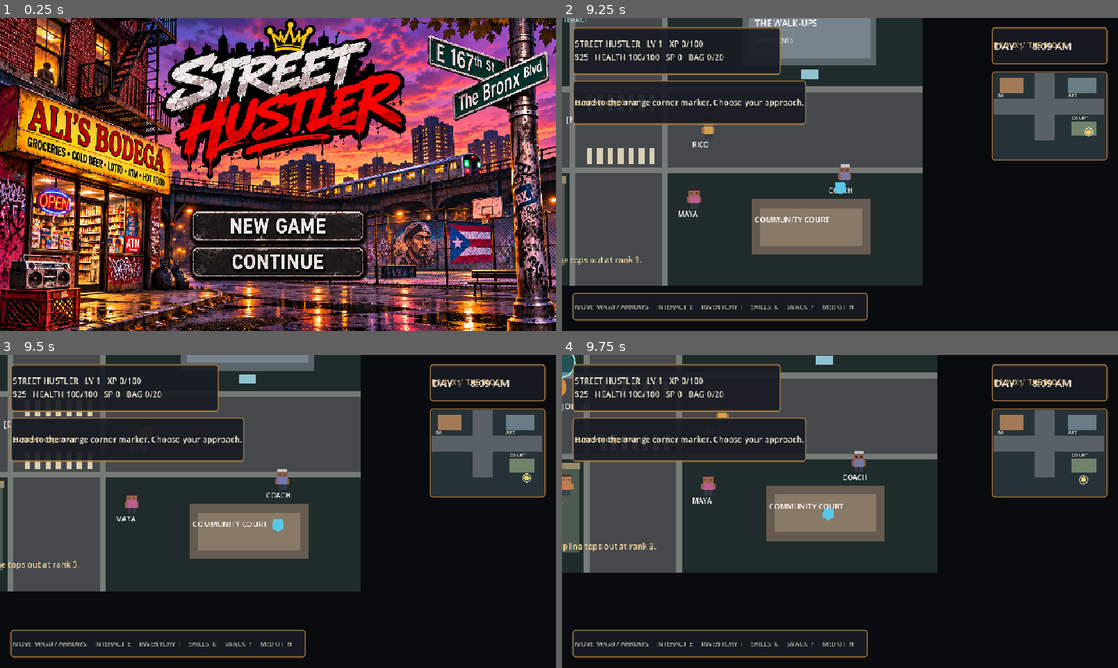
Above: before the commit, frames 1-4 (two rows, left to right).
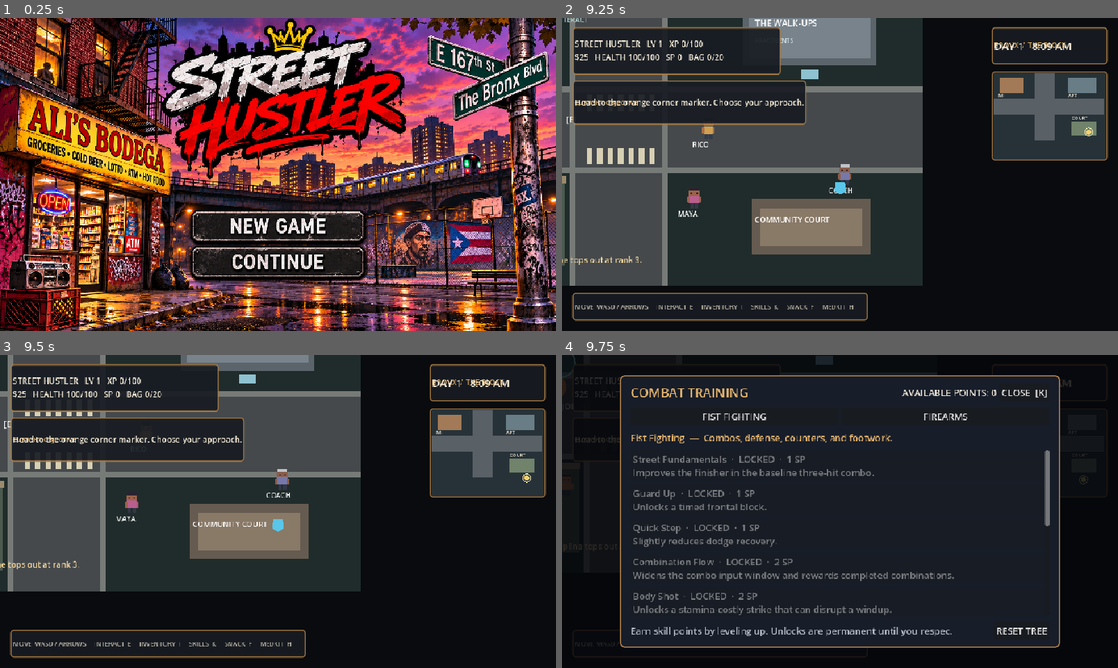
Above: after the commit, the same moments.

Repository: mtecfix/Street-life
Game: Godot game, scene res://scenes/boot/Main.tscn
Same seed, same stepped clock (60 frames per second), same inputs: the game is played once before the commit and once after it.
Inputs (mouse positions are in pixels of both pictures, inside the frame that each line leads up to):
- Up to frame 1 (0.25 s): no input
- Up to frame 2 (9.25 s): click (828, 227) at 0.5 s; tap E (interact) at 1.25, 2.75, 3.5, 4.25, 5 s; hold D (move_right) 1.28-2.03 s; hold E (interact) 1.28-2.03 s; tap Space at 1.52, 2.27, 3.77, 4.52, 5.27, 6.77, 7.52, 8.27 s; hold S (move_down) 2.03-2.78 s; tap Tab at 2.1 s; hold D (move_right) 2.78-3.53 s; tap Z at 2.85 s; hold W (move_up) 3.53-4.28 s; tap F at 3.6 s; hold A (move_left) 4.28-5.78 s; tap R at 4.35 s; tap C at 5.1 s; hold S (move_down) 5.78-6.53 s; tap Q at 5.85 s; hold D (move_right) 6.53-7.28 s; tap Shift at 6.6 s; hold W (move_up) 7.28-8.03 s; tap 1 at 7.35 s; hold D (move_right) 8.03-8.78 s; tap 2 at 8.1 s; hold S (move_down) from 8.78 s (still down); tap 3 at 8.85 s
- Up to frame 3 (9.5 s): keep holding S (move_down)
- Up to frame 4 (9.75 s): release S (move_down) at 9.53 s; hold A (move_left) from 9.53 s (still down); tap K at 9.6 s

Frames 1-3 are identical in both runs. In frame 4, 44% of the frame differs, in the area x 0-99%, y 0-97%.
Error before the commit: Parse Error: Cannot infer the type of "owned" variable because the value doesn't have a set type. (res://scripts/ui/combat_skill_tree_ui.gd:136)

Commit message:
Fix Godot 4.3 typing and save-version regression tests

Diff:
--- a/game/scripts/ui/combat_skill_tree_ui.gd
+++ b/game/scripts/ui/combat_skill_tree_ui.gd
@@ -133,8 +133,8 @@
     var unlocked: Array = GameState.combat_skill_unlocks.get(_active_style, [])
     for node_id in ids:
         var node: Dictionary = nodes[node_id]
-        var owned := node_id in unlocked
-        var available := CombatSkillTrees.can_purchase(_active_style, str(node_id), unlocked, GameState.skill_points)
+        var owned: bool = node_id in unlocked
+        var available: bool = CombatSkillTrees.can_purchase(_active_style, str(node_id), unlocked, GameState.skill_points)
         var state_text := "UNLOCKED" if owned else ("AVAILABLE" if available else "LOCKED")
         var button := Button.new()
         button.custom_minimum_size = Vector2(0, 54)
